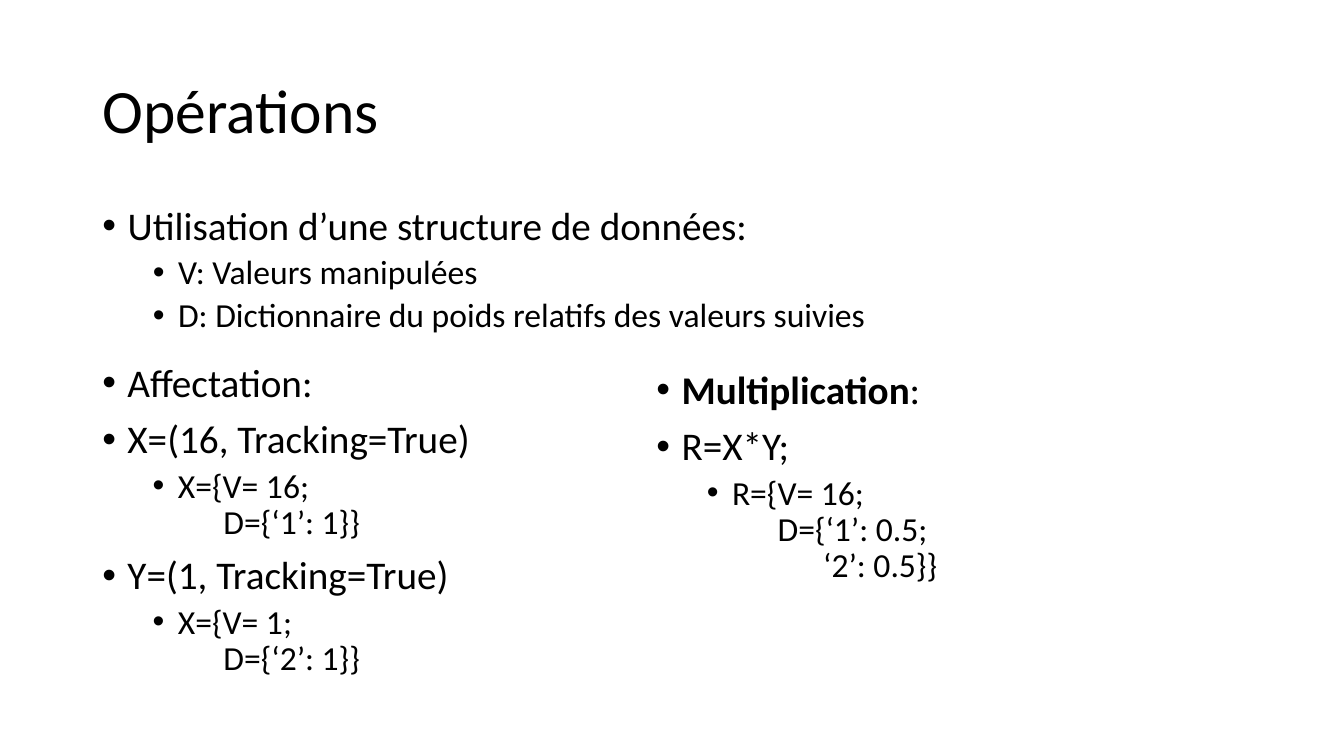
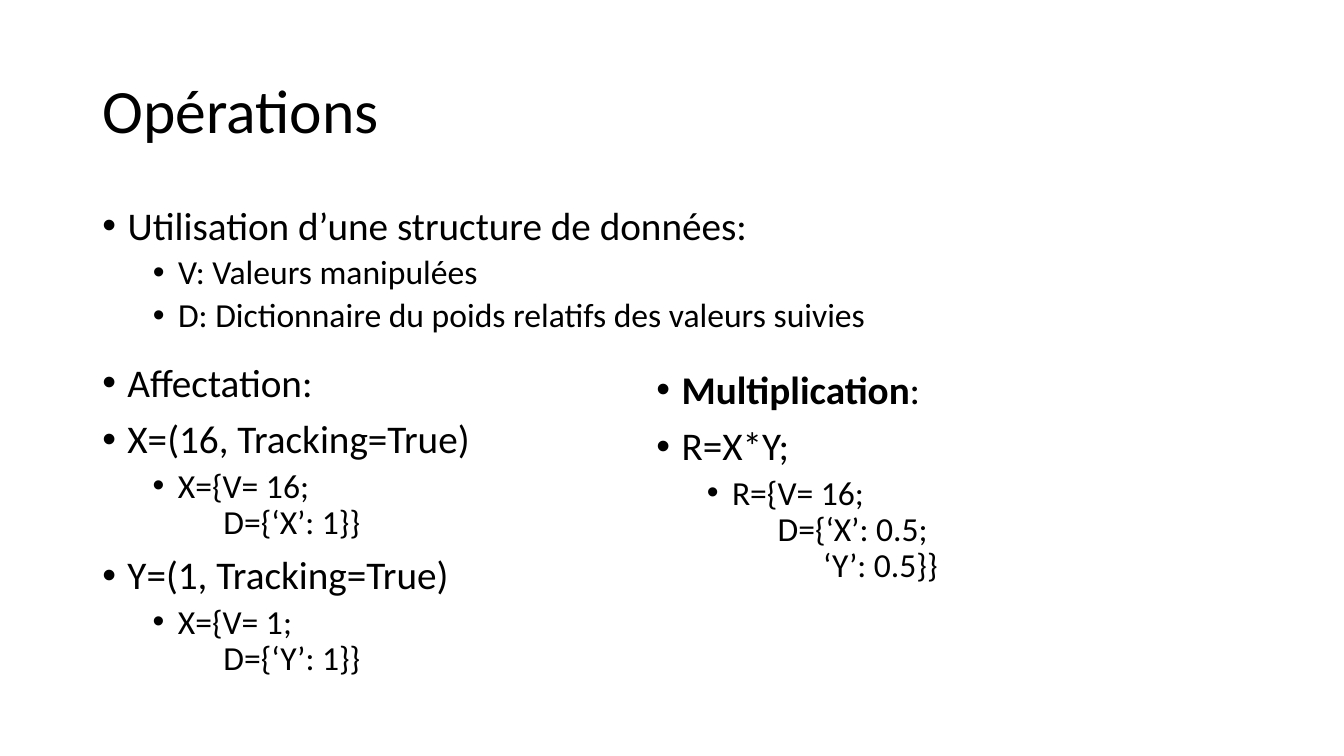
Before and after one commit to ddavid42/chromatic, a slide deck: slide 11 of Presentation/Représentation et analyse chromatique de l’influence des valeurs.odp. Drawn at 1344x756 pixels with LibreOffice and Linux fonts; fonts in the diff are those of the drawing. Boxes give left, top, right and bottom in pixels: in the first picture for what was removed or moved away, otherwise in the second. Text is boxed around its words. In the diff, an @@ line names an element or a change of style, - is before the commit and + after.

```diff
--- a/Presentation/Représentation et analyse chromatique de l’influence des valeurs.odp
+++ b/Presentation/Représentation et analyse chromatique de l’influence des valeurs.odp
@@ text at (178, 473, 360, 539): text changed @@
-  • X={V= 16;
-    D={‘1’: 1}}
+  • X={V= 16;
+    D={‘X’: 1}}
@@ text at (732, 480, 938, 582): text changed @@
-  • R={V= 16;
-    D={‘1’: 0.5;
-    ‘2’: 0.5}}
+  • R={V= 16;
+    D={‘X’: 0.5;
+    ‘Y’: 0.5}}
@@ text at (178, 609, 360, 675): text changed @@
-  • X={V= 1;
-    D={‘2’: 1}}
+  • X={V= 1;
+    D={‘Y’: 1}}
```
Also in this commit, not shown: 6 other slides changed.
